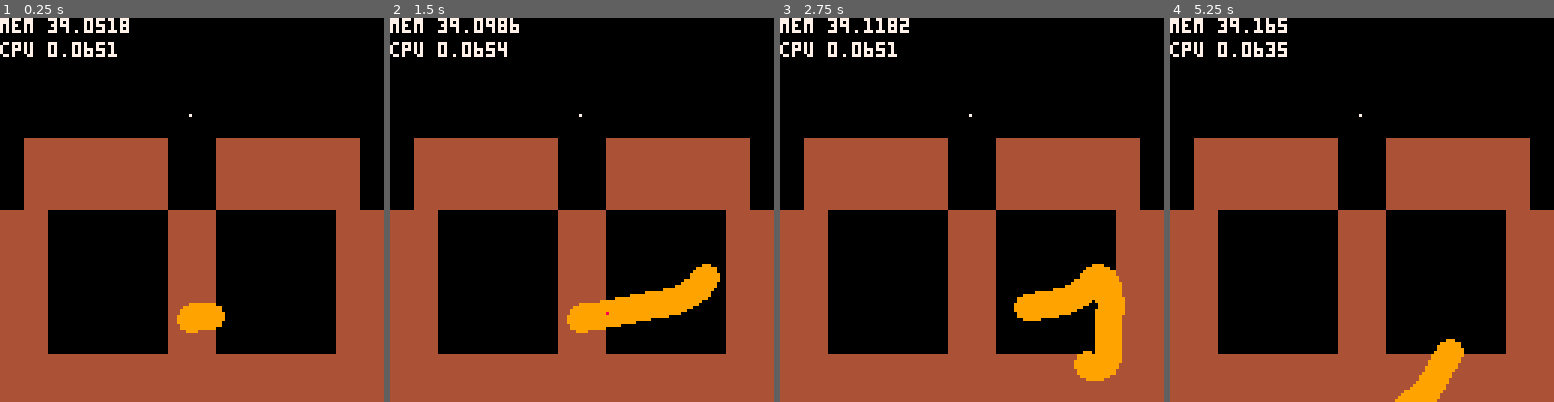
Above: before the commit, frames 1-4 (left to right).
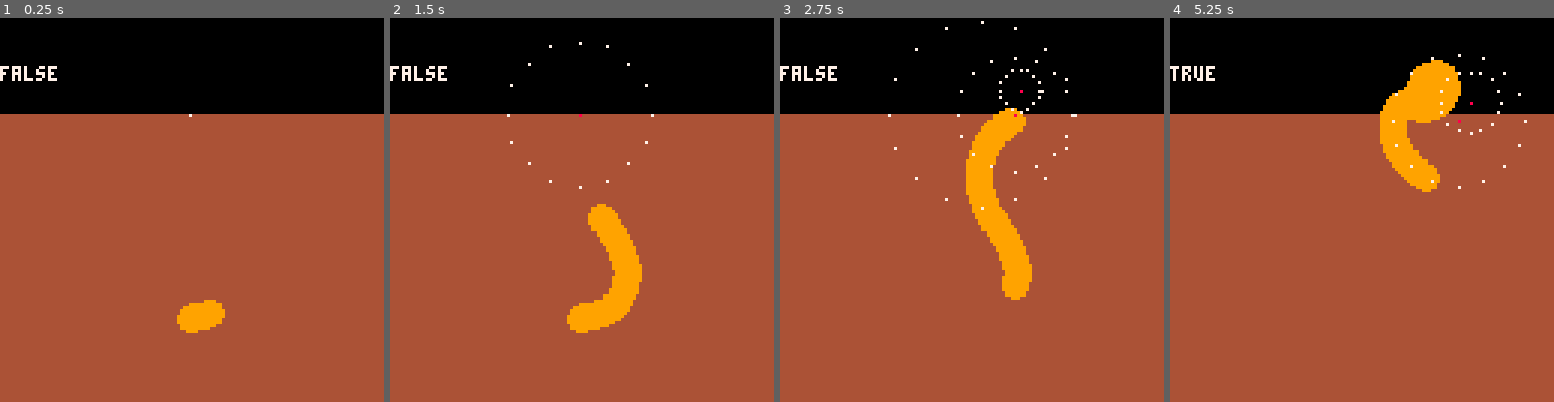
Above: after the commit, the same moments.

Repository: theNewton17/flying
Game: PICO-8 cartridge wurms.p8
Same seed, same stepped clock (60 frames per second), same inputs: the game is played once before the commit and once after it.
Inputs:
- Up to frame 1 (0.25 s): no input
- Up to frame 2 (1.5 s): tap O (Z key) at 0.7 s
- Up to frame 3 (2.75 s): hold Right 1.6-2.1 s; tap O (Z key) at 1.7, 2.1, 2.5 s; hold Up 2.15-2.42 s; hold Right from 2.47 s (still down)
- Up to frame 4 (5.25 s): tap O (Z key) every 0.4 s from 2.9 to 4.9 s; release Right at 3.03 s; hold Left 3.08-3.58 s; hold Down 3.63-3.97 s; hold Right 4.02-4.68 s; hold Up 4.73-5.03 s; hold Left from 5.08 s (still down)

The runs differ from the first frame. In frame 1, 36% of the frame differs, in the area x 0-100%, y 0-88%; in frame 2, 36%; in frame 3, 38%; in frame 4, 40%, in the area x 0-100%, y 0-100%.

Commit message:
added vibrations that attract wurms. - player hitting walls makes vibrations

Diff:
--- a/cave_explore.p8
+++ b/cave_explore.p8
@@ -301,7 +301,7 @@
  table_to_mapmem(cur_world.map)
 
  player=new_player(0,0)
- new_wurm(60,60,64,player)
+ --new_wurm(60,60,64,player)
 end
 
 
@@ -316,8 +316,6 @@
 
 function _draw()
  cls()
- --map(0,32,0-camx,0-camy,_width,_height/2)
- --map(0,0,0-camx,256-camy,_width,_height/2)
  camera(camx,camy)
  map(0,32,0,0,_width,_height/2)
  map(0,0,0,256,_width,_height/2)
--- a/platforming.p8
+++ b/platforming.p8
@@ -36,19 +36,78 @@
   --friction
   if(self.grounded and self.ddx == 0) self.dx *= self.friction
 
+  local vibes = 0
   if mapcoll(self, self.x, oldy) then
+   if(abs(self.dx)>vibes) vibes=abs(self.dx)
    self.x = oldx
    self.dx = 0
   end
 
   if mapcoll(self, oldx, self.y) then
+   if(abs(self.dy)>vibes) vibes=abs(self.dy)
    self.y = oldy
    self.grounded = self.dy>0
    self.dy = 0
   end
+
+  if(vibes > 0.9)new_vibration(self.x,self.y,20*vibes)
  end
 
  return p
+end
+
+function new_particle(x,y,dx,dy,lifetime)
+ local p = {}
+ p.x=x
+ p.y=y
+ p.dx=dx
+ p.dy=dy
+ p.lifetime=lifetime
+ p.t=0
+
+ p.update = function(self)
+  if(self.t > self.lifetime) del(cur_world.particles, self)
+  self.x += self.dx
+  self.y += self.dy
+  self.t += 1
+ end
+
+ p.draw = function(self)
+  pset(self.x,self.y,7)
+ end
+
+ add(cur_world.particles,p)
+ return p
+end
+
+function new_vibration(x, y, max_size)
+ local v = {}
+ v.x=x
+ v.y=y
+ v.max_size=max_size
+ v.size=1
+
+ v.update = function(self)
+  if(self.size > self.max_size) del(cur_world.entities,self)
+  self.size += 1
+
+  --[[for w in all(cur_world.wurms) do
+   if collide_wurm(self.x,self.y,self.size,w) then
+    w.goal = {x=self.x, y=self.y}
+   end
+  end]]
+ end
+
+ v.draw = function(self)
+  pset(self.x,self.y,8)
+ end
+
+ for i=1,16 do
+  new_particle(x,y,cos(i/16),sin(i/16),max_size)
+ end
+
+ add(cur_world.entities, v)
+ return v
 end
 
 function new_player(x,y)
@@ -81,7 +140,7 @@
 end
 
 function _init()
- overworld={map={},entities={}}
+ overworld={map={},entities={},particles={}}
  cur_world=overworld
 
  player=new_player(80,100)
@@ -90,6 +149,9 @@
 function _update()
  for e in all(cur_world.entities) do
   e:update()
+ end
+ for p in all(cur_world.particles) do
+  p:update()
  end
 end
 
@@ -99,6 +161,11 @@
  for e in all(cur_world.entities) do
   e:draw()
  end
+ for p in all(cur_world.particles) do
+  p:draw()
+ end
+ print(player.phys_comp.dx, 0, 0, (abs(player.phys_comp.dx) > 0.9) and 9 or 7)
+ print(player.phys_comp.dy, 0, 8, (abs(player.phys_comp.dy) > 0.9) and 9 or 7)
 end
 
 
--- a/wurms.p8
+++ b/wurms.p8
@@ -9,6 +9,20 @@
  return dist_x*dist_x + dist_y*dist_y <= rad_sum*rad_sum+1
 end
 
+function collide_wurm(x,y,r,w)
+ w_head=w.body[1+(w.i-1)%#w.body]
+ if circ_circ(x,y,r,w_head[1],w_head[2],w.len+w.size*2) then
+  --(x,y) is close enough to wurm's head to potentially touch its body
+  for b in all(w.body) do
+   if circ_circ(x,y,r,b[1],b[2],w.size) then
+    --circle of radius r at (x,y) is touching a segment of the wurm
+    return true
+   end
+  end
+ end
+ return false
+end
+
 function new_wurm(x, y, len, goal)
  local s = {}
  s.body={}
@@ -20,10 +34,12 @@
  s.i=0
  s.turn=0
  s.velocity=1
- s.goal=goal
+ s.goal=goal.phys_comp
  s.support=nil
- s.accuracy=rnd(100)+1 --lower accuracy means smarter wurm
- --s.fall_timer=0 --frames wurm has spent above ground before arcing downward
+ --lower accuracy score means:
+ --faster turning
+ --less "wobble"
+ s.accuracy=rnd(100)+1
 
  s.update = function(self)
   new_head=self.body[1+self.i]
@@ -68,8 +84,63 @@
   if(self.support ~= nil) pset(self.support[1],self.support[2],8)
  end
 
+ add(cur_world.wurms, s)
  add(cur_world.entities, s)
  return s
+end
+
+function new_particle(x,y,dx,dy,lifetime)
+ local p = {}
+ p.x=x
+ p.y=y
+ p.dx=dx
+ p.dy=dy
+ p.lifetime=lifetime
+ p.t=0
+
+ p.update = function(self)
+  if(self.t > self.lifetime) del(cur_world.particles, self)
+  self.x += self.dx
+  self.y += self.dy
+  self.t += 1
+ end
+
+ p.draw = function(self)
+  pset(self.x,self.y,7)
+ end
+
+ add(cur_world.particles,p)
+ return p
+end
+
+function new_vibration(x, y, max_size)
+ local v = {}
+ v.x=x
+ v.y=y
+ v.max_size=max_size
+ v.size=1
+
+ v.update = function(self)
+  if(self.size > self.max_size) del(cur_world.entities,self)
+  self.size += 1
+
+  for w in all(cur_world.wurms) do
+   if collide_wurm(self.x,self.y,self.size,w) then
+    w.goal = {x=self.x, y=self.y}
+   end
+  end
+ end
+
+ v.draw = function(self)
+  pset(self.x,self.y,8)
+ end
+
+ for i=1,16 do
+  new_particle(x,y,cos(i/16),sin(i/16),max_size)
+ end
+
+ add(cur_world.entities, v)
+ return v
 end
 
 --determines if a specific point on the map is solid
@@ -78,28 +149,48 @@
 end
 
 function _init()
- overworld={map={},entities={}}
+ overworld={map={},wurms={},entities={},particles={}}
  cur_world=overworld
 
- bit = {x=63,y=32}
- new_wurm(63,100,64,bit)
+ bit = {
+  phys_comp = {x=63,y=32},
+  update = function(self)
+   if (btn(0)) self.phys_comp.x -= 1
+   if (btn(1)) self.phys_comp.x += 1
+   if (btn(2)) self.phys_comp.y -= 1
+   if (btn(3)) self.phys_comp.y += 1
+   if (btnp(4)) new_vibration(self.phys_comp.x,self.phys_comp.y, 30)
+  end,
+  draw = function(self)
+   pset(self.phys_comp.x,self.phys_comp.y,7)
+  end
+ }
+ add(cur_world.entities,bit)
+
+ wyrm = new_wurm(63,100,64,bit)
 end
 
 function _update()
  for e in all(cur_world.entities) do
   e:update()
  end
+ for p in all(cur_world.particles) do
+  p:update()
+ end
 end
 
 function _draw()
  cls()
  map(0,0,0,0,16,16)
- pset(bit.x,bit.y,7)
  for e in all(cur_world.entities) do
   e:draw()
  end
- print("mem "..stat(0),0,0,7)
- print("cpu "..stat(1),0,8,7)
+ for p in all(cur_world.particles) do
+  p:draw()
+ end
+ --print("mem "..stat(0),0,0,7)
+ --print("cpu "..stat(1),0,8,7)
+ print(collide_wurm(bit.phys_comp.x,bit.phys_comp.y,1, wyrm),0,16,7)
 end
 
 
@@ -120,15 +211,15 @@
 0000000000000000000000000000000000000000000000000000000000000000000000000000000000000000000000000000000000000000000000000000000000000000000000000000000000000000000000000000000000000000000000000000000000000000000000000000000000000000000000000000000000000000
 0000000000000000000000000000000000000000000000000000000000000000000000000000000000000000000000000000000000000000000000000000000000000000000000000000000000000000000000000000000000000000000000000000000000000000000000000000000000000000000000000000000000000000
 0000000000000000000000000000000000000000000000000000000000000000000000000000000000000000000000000000000000000000000000000000000000000000000000000000000000000000000000000000000000000000000000000000000000000000000000000000000000000000000000000000000000000000
-0000000000000000000000000000000000000000000000000000000000000000000000000000000000000000000000000000000000000000000000000000000000000000000000000000000000000000000000000000000000000000000000000000000000000000000000000000000000000000000000000000000000000000
-0001010101010100000101010101010000000000000000000000000000000000000000000000000000000000000000000000000000000000000000000000000000000000000000000000000000000000000000000000000000000000000000000000000000000000000000000000000000000000000000000000000000000000
-0001010101010100000101010101010000000000000000000000000000000000000000000000000000000000000000000000000000000000000000000000000000000000000000000000000000000000000000000000000000000000000000000000000000000000000000000000000000000000000000000000000000000000
-0001010101010100000101010101010000000000000000000000000000000000000000000000000000000000000000000000000000000000000000000000000000000000000000000000000000000000000000000000000000000000000000000000000000000000000000000000000000000000000000000000000000000000
-0101000000000001010000000000010100000000000000000000000000000000000000000000000000000000000000000000000000000000000000000000000000000000000000000000000000000000000000000000000000000000000000000000000000000000000000000000000000000000000000000000000000000000
-0101000000000001010000000000010100000000000000000000000000000000000000000000000000000000000000000000000000000000000000000000000000000000000000000000000000000000000000000000000000000000000000000000000000000000000000000000000000000000000000000000000000000000
-0101000000000001010000000000010100000000000000000000000000000000000000000000000000000000000000000000000000000000000000000000000000000000000000000000000000000000000000000000000000000000000000000000000000000000000000000000000000000000000000000000000000000000
-0101000000000001010000000000010100000000000000000000000000000000000000000000000000000000000000000000000000000000000000000000000000000000000000000000000000000000000000000000000000000000000000000000000000000000000000000000000000000000000000000000000000000000
-0101000000000001010000000000010100000000000000000000000000000000000000000000000000000000000000000000000000000000000000000000000000000000000000000000000000000000000000000000000000000000000000000000000000000000000000000000000000000000000000000000000000000000
-0101000000000001010000000000010100000000000000000000000000000000000000000000000000000000000000000000000000000000000000000000000000000000000000000000000000000000000000000000000000000000000000000000000000000000000000000000000000000000000000000000000000000000
-0101010101010101010101010101010100000000000000000000000000000000000000000000000000000000000000000000000000000000000000000000000000000000000000000000000000000000000000000000000000000000000000000000000000000000000000000000000000000000000000000000000000000000
-0101010101010101010101010101010100000000000000000000000000000000000000000000000000000000000000000000000000000000000000000000000000000000000000000000000000000000000000000000000000000000000000000000000000000000000000000000000000000000000000000000000000000000
+0101010101010101010101010101010100000000000000000000000000000000000000000000000000000000000000000000000000000000000000000000000000000000000000000000000000000000000000000000000000000000000000000000000000000000000000000000000000000000000000000000000000000000
+0101010101010101010101010101010100000000000000000000000000000000000000000000000000000000000000000000000000000000000000000000000000000000000000000000000000000000000000000000000000000000000000000000000000000000000000000000000000000000000000000000000000000000
+0101010101010101010101010101010100000000000000000000000000000000000000000000000000000000000000000000000000000000000000000000000000000000000000000000000000000000000000000000000000000000000000000000000000000000000000000000000000000000000000000000000000000000
+0101010101010101010101010101010100000000000000000000000000000000000000000000000000000000000000000000000000000000000000000000000000000000000000000000000000000000000000000000000000000000000000000000000000000000000000000000000000000000000000000000000000000000
+0101010101010101010101010101010100000000000000000000000000000000000000000000000000000000000000000000000000000000000000000000000000000000000000000000000000000000000000000000000000000000000000000000000000000000000000000000000000000000000000000000000000000000
+0101010101010101010101010101010100000000000000000000000000000000000000000000000000000000000000000000000000000000000000000000000000000000000000000000000000000000000000000000000000000000000000000000000000000000000000000000000000000000000000000000000000000000
+0101010101010101010101010101010100000000000000000000000000000000000000000000000000000000000000000000000000000000000000000000000000000000000000000000000000000000000000000000000000000000000000000000000000000000000000000000000000000000000000000000000000000000
+0101010101010101010101010101010100000000000000000000000000000000000000000000000000000000000000000000000000000000000000000000000000000000000000000000000000000000000000000000000000000000000000000000000000000000000000000000000000000000000000000000000000000000
+0101010101010101010101010101010100000000000000000000000000000000000000000000000000000000000000000000000000000000000000000000000000000000000000000000000000000000000000000000000000000000000000000000000000000000000000000000000000000000000000000000000000000000
+0101010101010101010101010101010100000000000000000000000000000000000000000000000000000000000000000000000000000000000000000000000000000000000000000000000000000000000000000000000000000000000000000000000000000000000000000000000000000000000000000000000000000000
+0101010101010101010101010101010100000000000000000000000000000000000000000000000000000000000000000000000000000000000000000000000000000000000000000000000000000000000000000000000000000000000000000000000000000000000000000000000000000000000000000000000000000000
+0101010101010101010101010101010100000000000000000000000000000000000000000000000000000000000000000000000000000000000000000000000000000000000000000000000000000000000000000000000000000000000000000000000000000000000000000000000000000000000000000000000000000000
